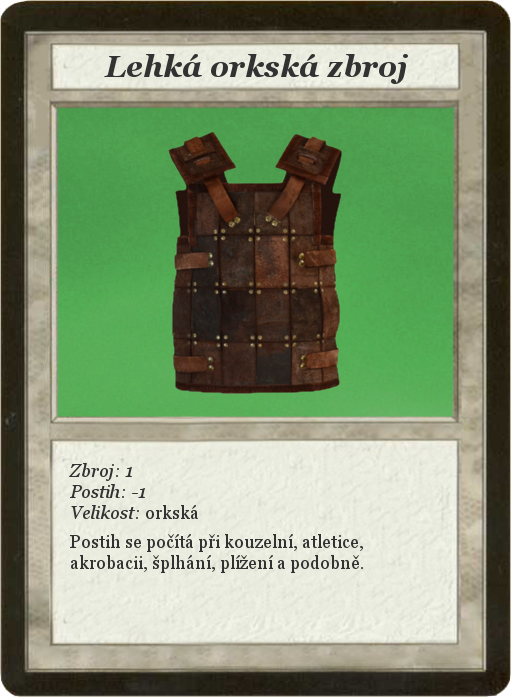
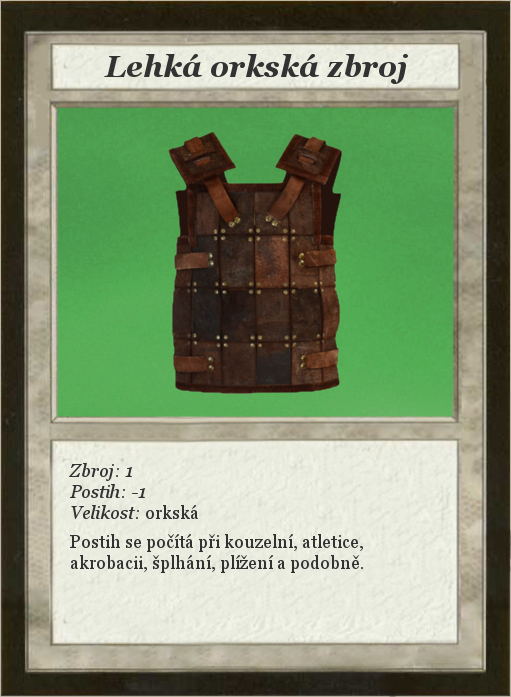
Revision of a layered w=511, h=697 image; what changed, layer by layer:
painted on "Card" over [0, 0, 511, 697]
